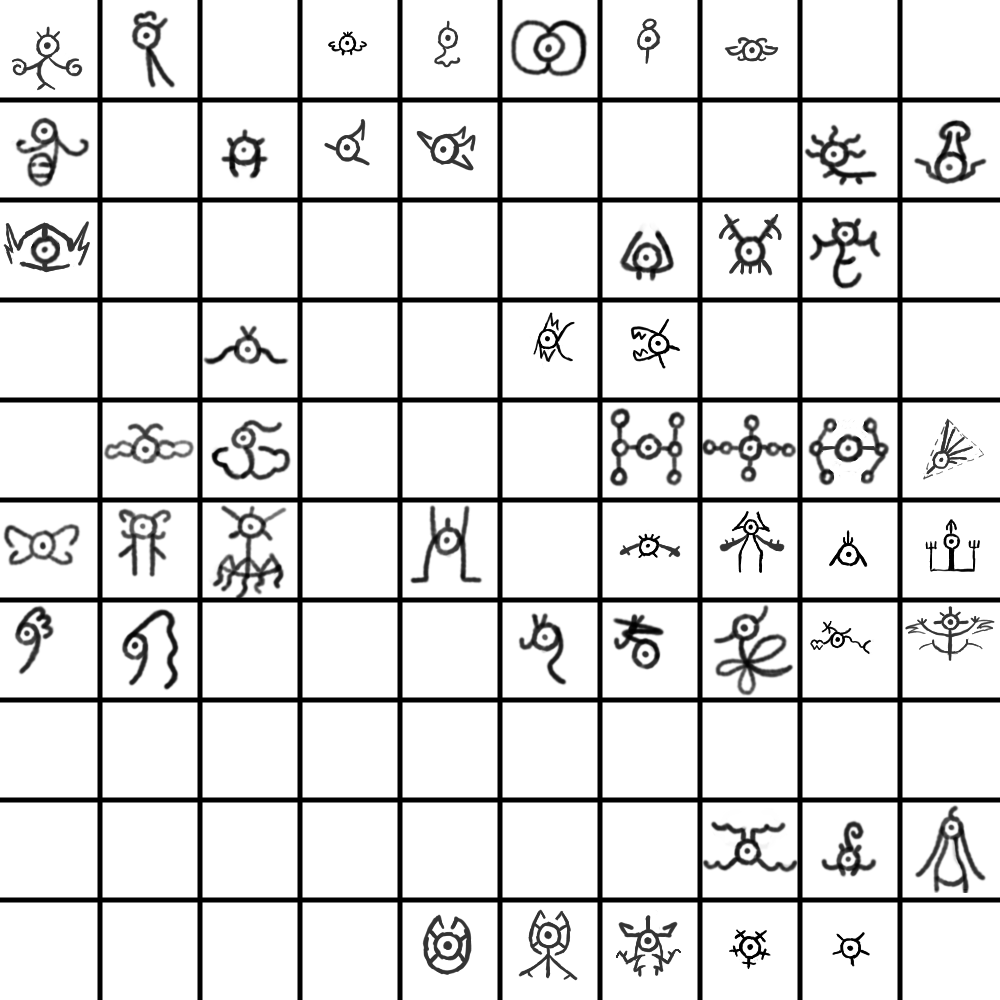
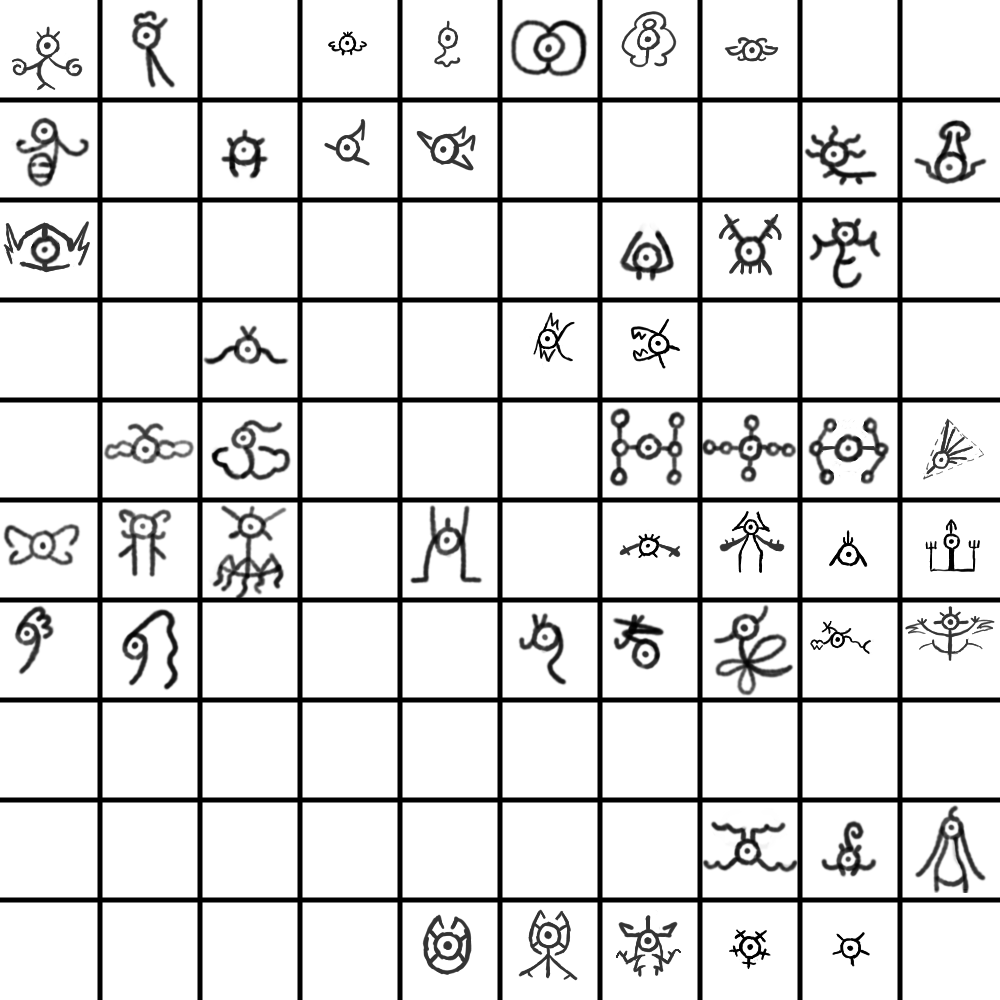
Revision of a layered (1000, 1000) image; what changed, layer by layer:
painted on "Paint Layer 1" over [621, 11, 677, 68]
